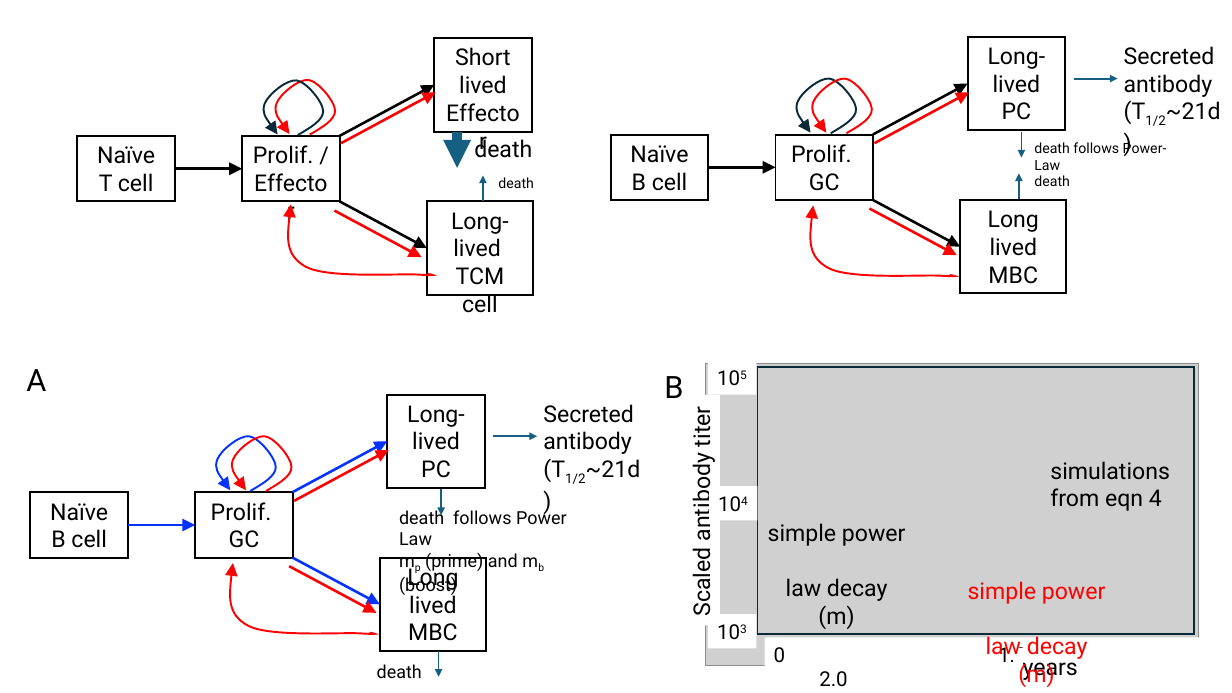
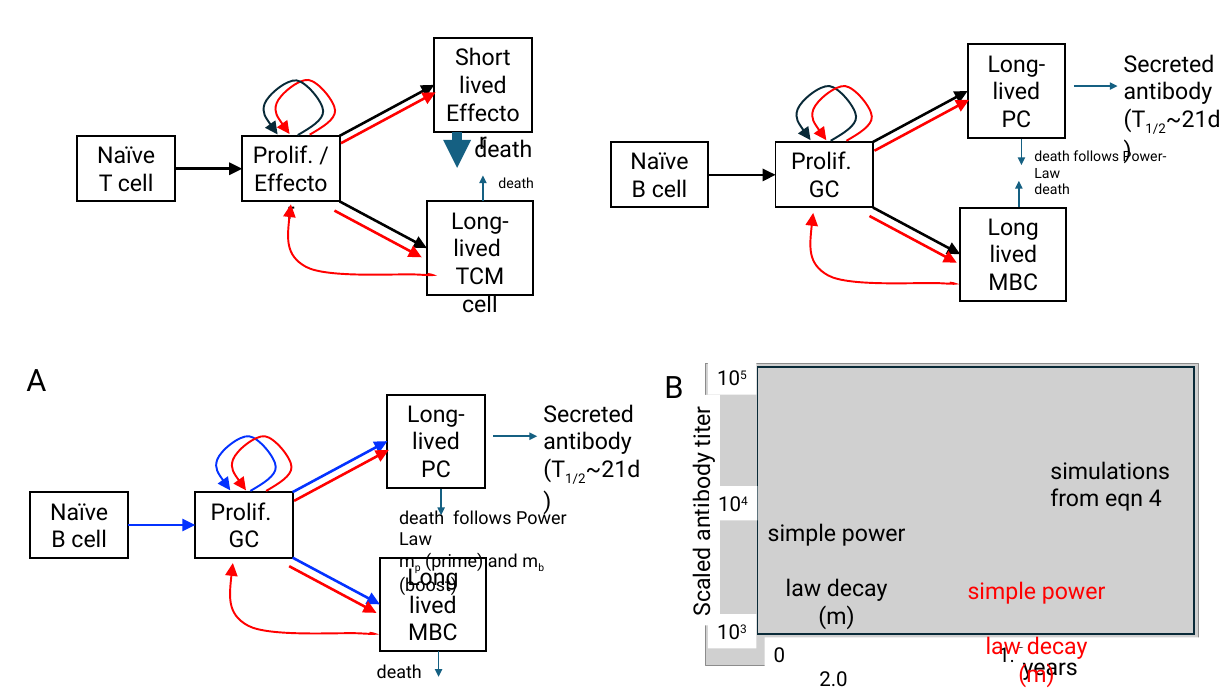
Before and after one commit to CoraHirst/constraints-IgA, a slide deck: slide 5 of assets/GrantFigs.pptx. Drawn at 1232x693 pixels with LibreOffice and Linux fonts; fonts in the diff are those of the drawing; grey boxes stand for pictures. Boxes give left, top, right and bottom in pixels: in the first picture for what was removed or moved away, otherwise in the second. Text is boxed around its words. In the diff, an @@ line names an element or a change of style, - is before the commit and + after.

```diff
--- a/assets/GrantFigs.pptx
+++ b/assets/GrantFigs.pptx
@@ 5 arrows, 1 text, 1 rectangle, 1 freeform shape: place and size @@
-5 arrows, 1 text, 1 rectangle, 1 freeform shape at <box>709,83,1070,293</box>
+5 arrows, 1 text, 1 rectangle, 1 freeform shape at <box>709,91,1070,301</box>
@@ 3 rectangles, 3 arrows, 2 texts, 2 freeform shapes: place and size @@
-3 rectangles, 3 arrows, 2 texts, 2 freeform shapes at <box>611,37,1221,255</box>
+3 rectangles, 3 arrows, 2 texts, 2 freeform shapes at <box>611,44,1221,262</box>
```
Also in this commit, not shown: 2 other slides changed.
